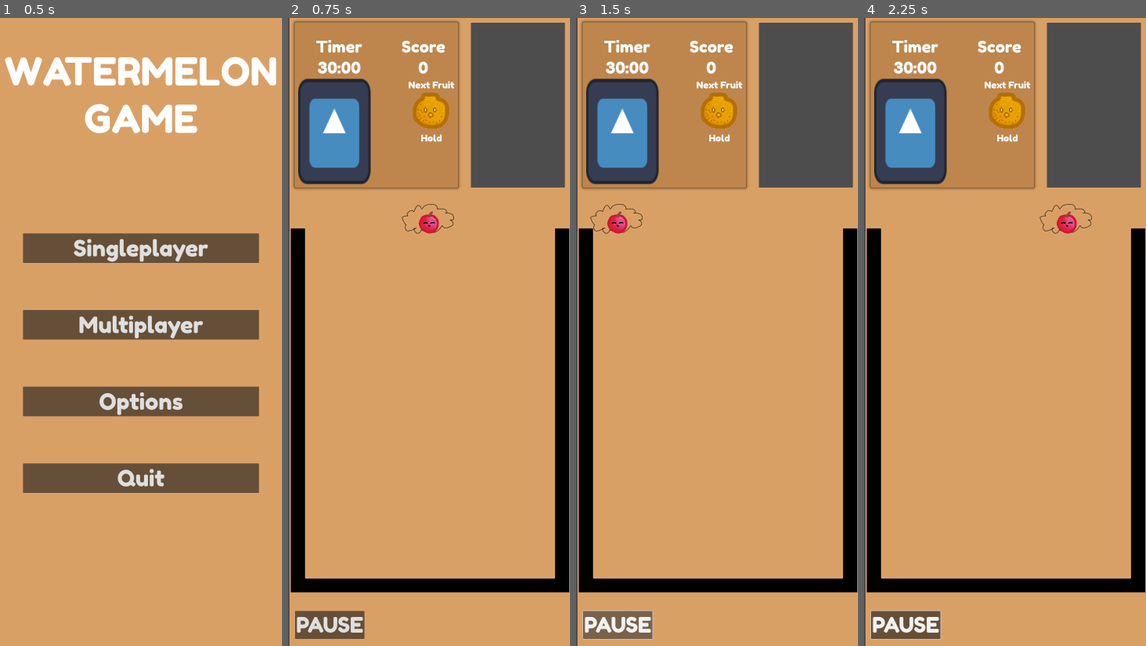
Above: before the commit, frames 1-4 (left to right).
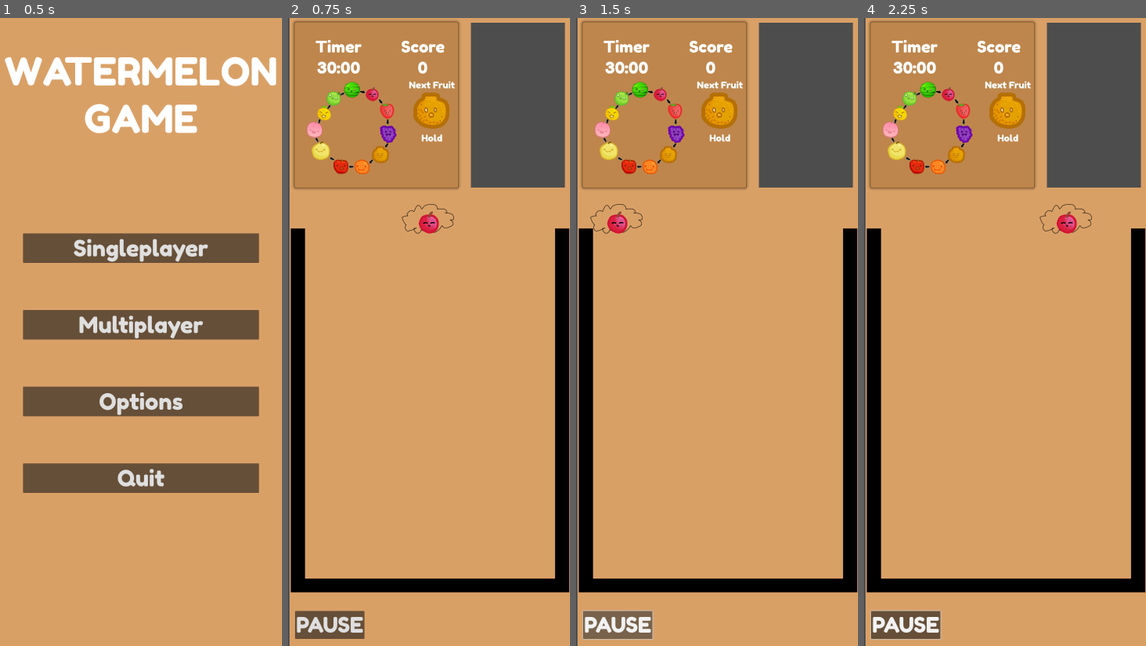
Above: after the commit, the same moments.

Repository: kinghos/WatermelonGame
Game: Godot game, scene res://Scenes/menus/main_menu.tscn
The game is run twice, just before and just after one commit, with the same random seed, the same clock (stepped at 60 frames per second) and the same inputs. The engine's default icon, where the game draws it, is replaced by a stand-in: a white triangle on a blue panel in a dark square.
Inputs (mouse positions are in pixels of both pictures, inside the frame that each line leads up to):
- Up to frame 1 (0.5 s): no input
- Up to frame 2 (0.75 s): click "Singleplayer" at 0.5 s
- Up to frame 3 (1.5 s): click "PAUSE" at 1.25 s
- Up to frame 4 (2.25 s): move the mouse to (1067, 300) at 2.02 s; press the mouse at (1067, 300) at 2.03 s

Frame 1 is identical in both runs. In frame 2, 5.2% of the frame differs, in the area x 3-60%, y 3-27%; in frame 3, 5.2%; in frame 4, 5.2%.

Commit message:
added fruit cycle

Diff:
--- a/Scenes/menus/game_ui.tscn
+++ b/Scenes/menus/game_ui.tscn
@@ -1,9 +1,10 @@
-[gd_scene load_steps=8 format=3 uid="uid://bojrg6o8ov2if"]
+[gd_scene load_steps=9 format=3 uid="uid://bojrg6o8ov2if"]
 
 [ext_resource type="Theme" uid="uid://bkerc6l33jv1x" path="res://resources/fonts/ui_theme.tres" id="1_dcxng"]
 [ext_resource type="Texture2D" uid="uid://ctut3nhms5c8e" path="res://icon.svg" id="2_1u3kg"]
 [ext_resource type="FontFile" uid="uid://d3iqktwlfrof4" path="res://resources/fonts/FredokaOne-Regular.ttf" id="2_fruyp"]
 [ext_resource type="Script" path="res://scenes/menus/game_ui.gd" id="2_y55al"]
+[ext_resource type="Texture2D" uid="uid://dgllkn2vkafia" path="res://assets/fruits/cycle.png" id="4_m8ipe"]
 
 [sub_resource type="StyleBoxFlat" id="StyleBoxFlat_52ryf"]
 
@@ -108,12 +109,12 @@
 [node name="BottomBox" type="HBoxContainer" parent="Background/InfoPanel/Info"]
 layout_mode = 2
 size_flags_vertical = 3
-theme_override_constants/separation = 145
+theme_override_constants/separation = 26
 
-[node name="TextureRect" type="TextureRect" parent="Background/InfoPanel/Info/BottomBox"]
+[node name="Cycle" type="TextureRect" parent="Background/InfoPanel/Info/BottomBox"]
 layout_mode = 2
 size_flags_horizontal = 3
-texture = ExtResource("2_1u3kg")
+texture = ExtResource("4_m8ipe")
 
 [node name="VBoxContainer" type="VBoxContainer" parent="Background/InfoPanel/Info/BottomBox"]
 layout_mode = 2
Binary file added: assets/fruits/cycle.png
Not shown, added: assets/fruits/cycle.png.import
